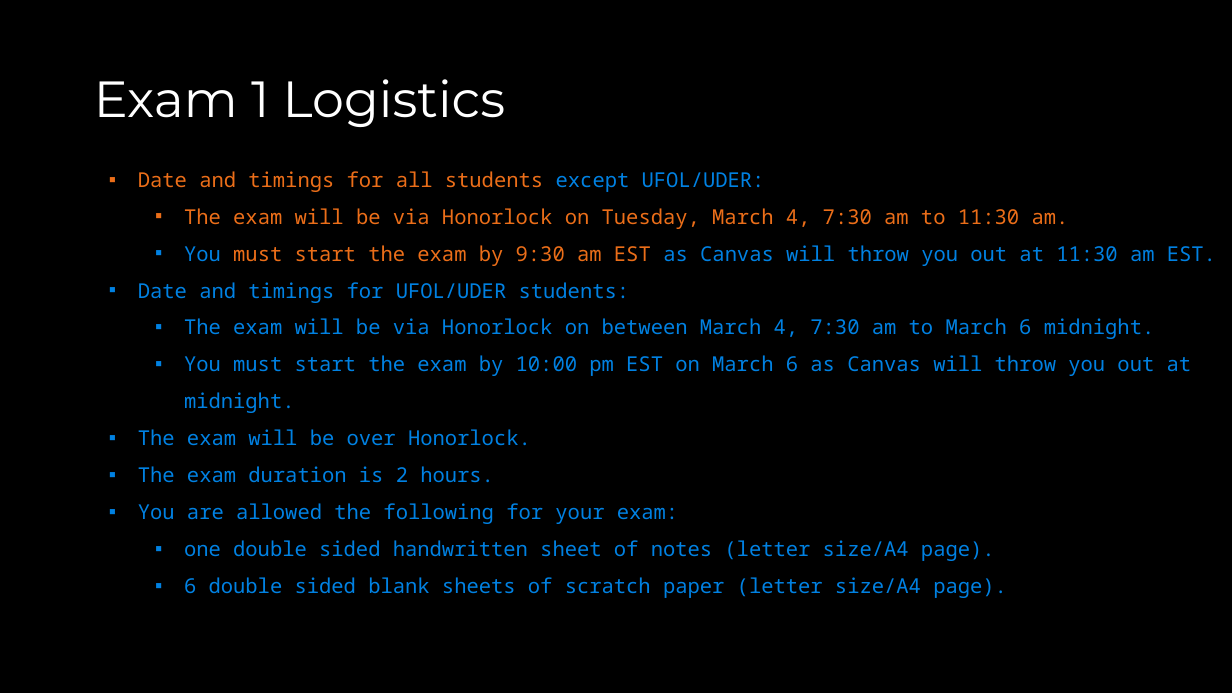
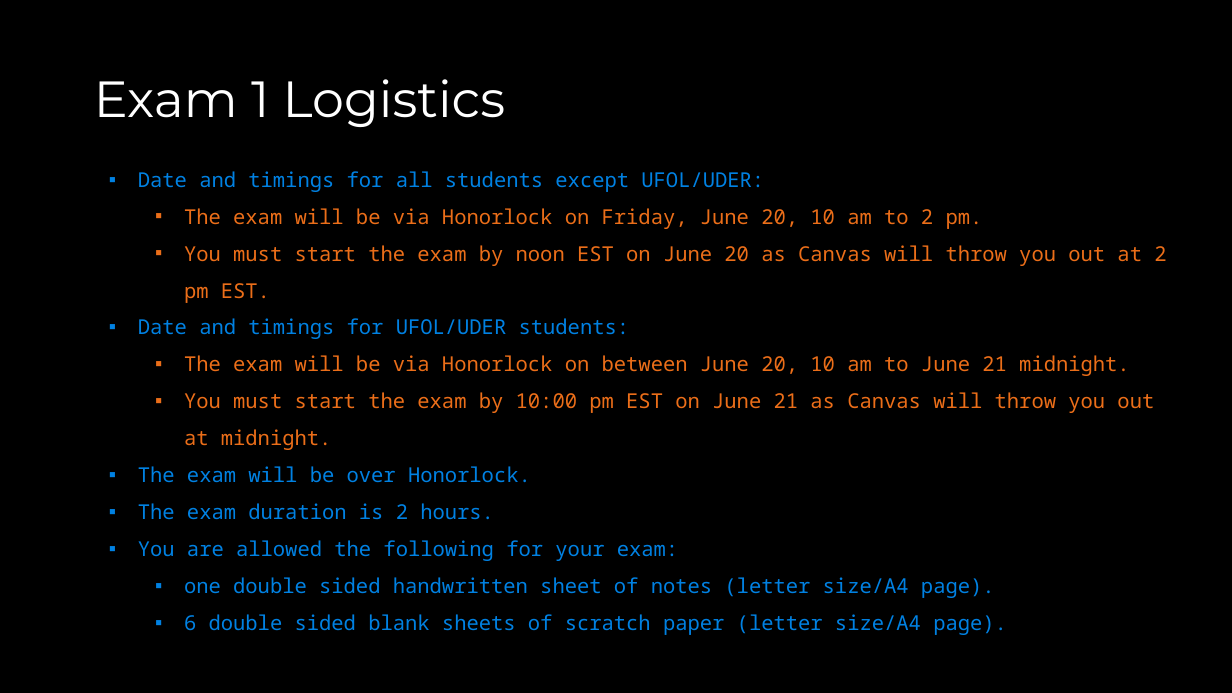
Before and after one commit to COP3530/Instructional-Content, a slide deck: slide 4 of Slides/Slides-PPT/Exam 1 - Review A.pptx. Drawn at 1232x693 pixels with LibreOffice and Linux fonts; fonts in the diff are those of the drawing. Boxes give left, top, right and bottom in pixels: in the first picture for what was removed or moved away, otherwise in the second. Text is boxed around its words. In the diff, an @@ line names an element or a change of style, - is before the commit and + after.

Commit message:
exam review updated

```diff
--- a/Slides/Slides-PPT/Exam 1 - Review A.pptx
+++ b/Slides/Slides-PPT/Exam 1 - Review A.pptx
@@ text at bbox=[138, 171, 764, 192]: text colour #EB6E19 to #0081E2 in "Date and timings for all students" @@
@@ text at bbox=[184, 208, 1166, 303]: text changed @@
-  ▪ The exam will be via Honorlock on Tuesday, March 4, 7:30 am to 11:30 am.
-  ▪ You must start the exam by 9:30 am EST as Canvas will throw you out at 11:30 am EST.
+  ▪ The exam will be via Honorlock on Friday, June 20, 10 am to 2 pm.
+  ▪ You must start the exam by noon EST on June 20 as Canvas will throw you out at 2 pm EST.
@@ text at bbox=[184, 355, 1154, 450]: text changed; text colour #0081E2 to #EB6E19 @@
-  ▪ The exam will be via Honorlock on between March 4, 7:30 am to March 6 midnight.
-  ▪ You must start the exam by 10:00 pm EST on March 6 as Canvas will throw you out at midnight.
+  ▪ The exam will be via Honorlock on between June 20, 10 am to June 21 midnight.
+  ▪ You must start the exam by 10:00 pm EST on June 21 as Canvas will throw you out at midnight.
```
Also in this commit, not shown: 1 other file.
